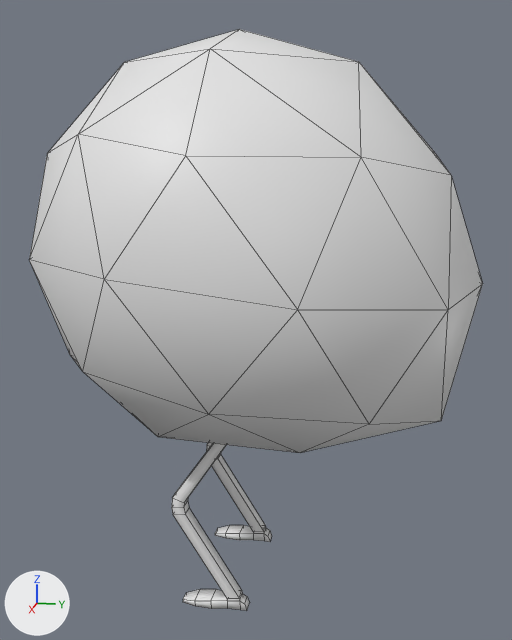
What one commit did to the FBX model raw_assets/models/sm_shield_enemy.fbx.
Both versions are drawn from a 50 mm lens placed at (3.4, 0.76, 2.25), pointed at (-0.01, 0.08, 1.4). Every picture has the same lights, and +X, +Y and +Z are marked at lower left. Mesh edges are drawn as thin lines.

Objects in the first picture: 'FurballBody', 'FurballLegs'.
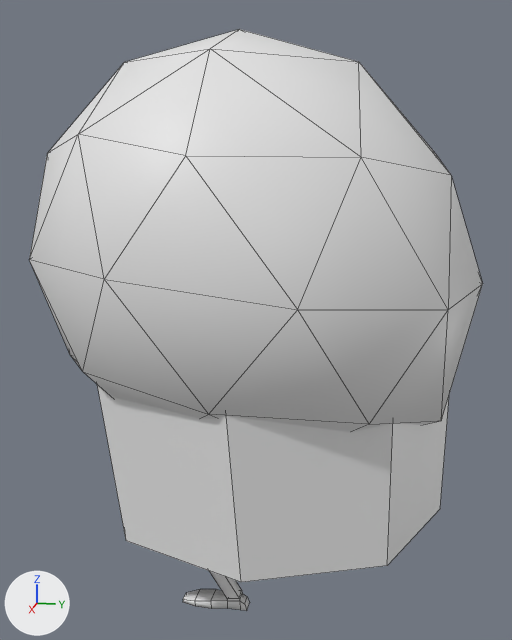
Location of each change, (x1, y1, x2, y2) in pixels of the pictures (512 x 640 px):
'FurballBody', reshaped (30% taller): before (29, 29, 483, 453); after (29, 29, 483, 582)
part 1 of me_icosphere_002, added: after (97, 384, 449, 582)
'FurballLegs', unchanged, covered by the edit: before (172, 443, 272, 611); after (183, 571, 249, 611)

The edits, one by one:
me_icosphere_002 is used by ob_furballbody; location (0.0, 0.0, 0.0).
me_icosphere_002 had 42 vertices, 80 faces and spanned x -0.95..0.95, y -1.0..1.15, z 0.75..2.77.
me_icosphere_002 now has 58 vertices, 88 faces and spans x -0.95..0.95, y -1.0..1.15, z 0.43..2.77.
me_icosphere_002 part 1: a new loose piece of 16 vertices spanning x -0.84..0.84, y -0.81..1.04, z 0.43..1.37, in mat_aap_palette (its picture is missing).
